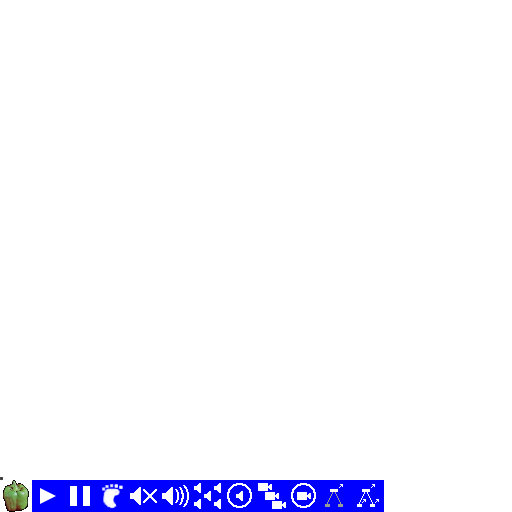
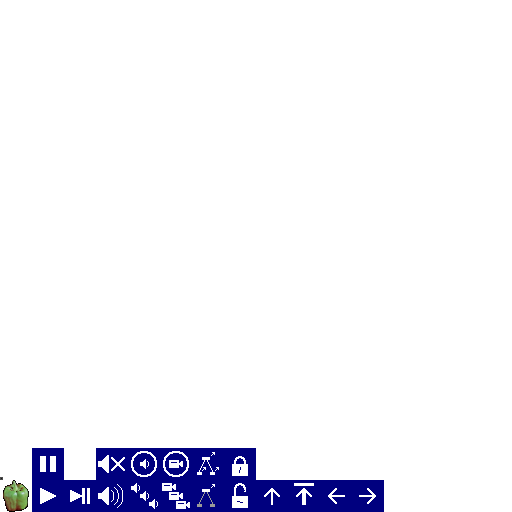
Layer changes from the first w=512, h=512 image to the second:
painted on "Layer" over [32,448,384,512]
